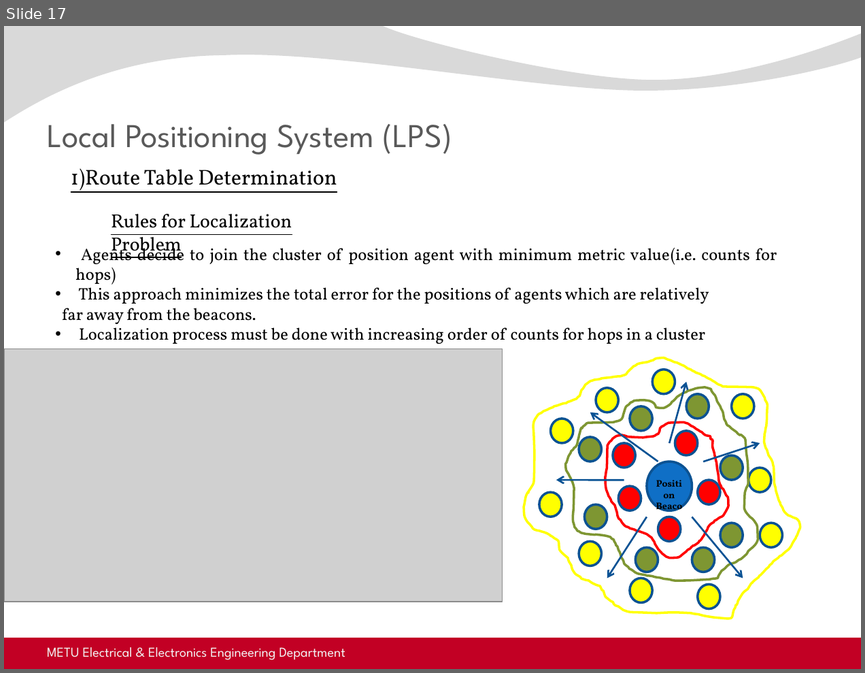
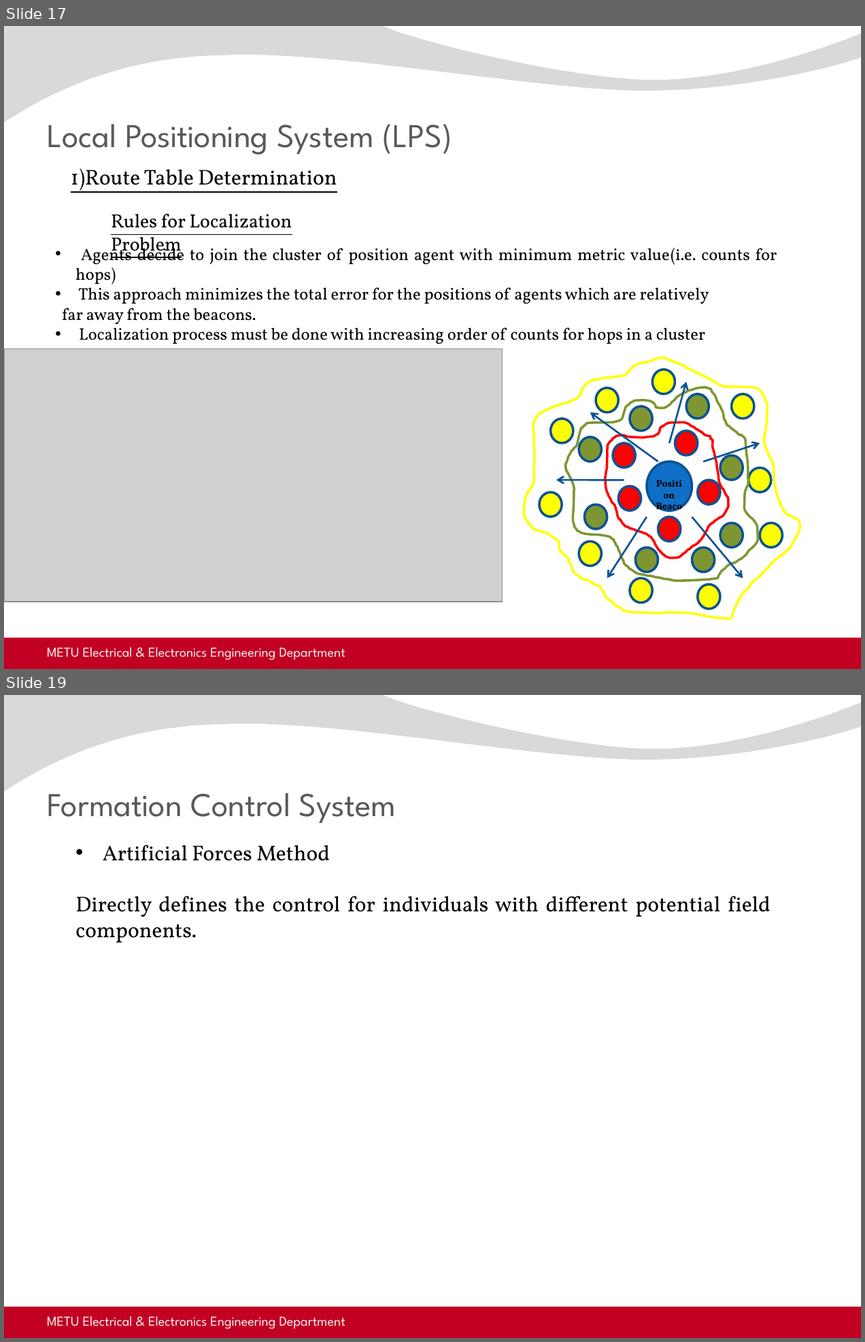
Before and after one commit to kadir4172/formation_control, a slide deck: juri_sunum.pptx. Shown one above the other, each under a label of ours: slide 17 before the commit, slides 17 and 19 after it; the slides between them are not shown. The pictures are 865x673 and 865x1342 pixels, drawn with LibreOffice and Linux fonts; fonts in the diff are those of the drawing; grey boxes stand for pictures; background and template pictures are left out. Boxes give left, top, right and bottom in pixels: in the first picture for what was removed or moved away, otherwise in the second. Text is boxed around its words. In the diff, an @@ line names an element or a change of style, - is before the commit and + after.

Commit message:
[update] formation control kismi sunuma ekleniyor

```diff
--- a/juri_sunum.pptx
+++ b/juri_sunum.pptx
@@ slide 19 added at <box>4,695,861,1338</box>, background picture (left out); not listed: 2 template elements that a slide beside it also shows @@
@@ title added at <box>47,793,396,823</box>, 28 pt, text #595959 @@
+Formation Control System
@@ text added at <box>75,845,770,943</box>, 18 pt, text #000000 @@
+• Artificial Forces Method
+Directly defines the control for individuals with different potential field components.
@@ text added at <box>47,1316,345,1329</box>, 11.5 pt, text #F2F2F2 @@
+METU Electrical & Electronics Engineering Department
```
Also in this commit, not shown: 3 other slides added, 2 other files.
